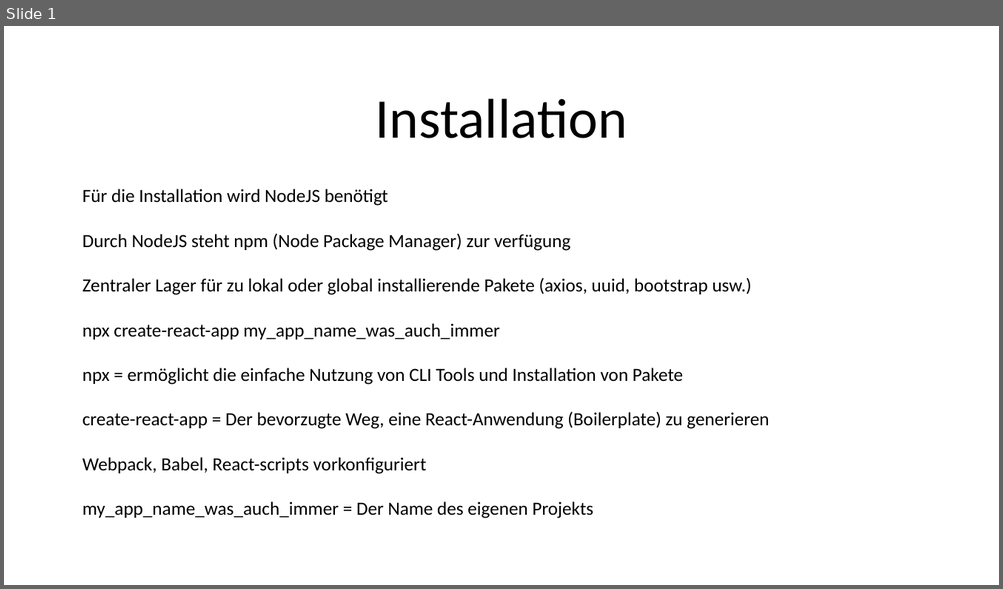
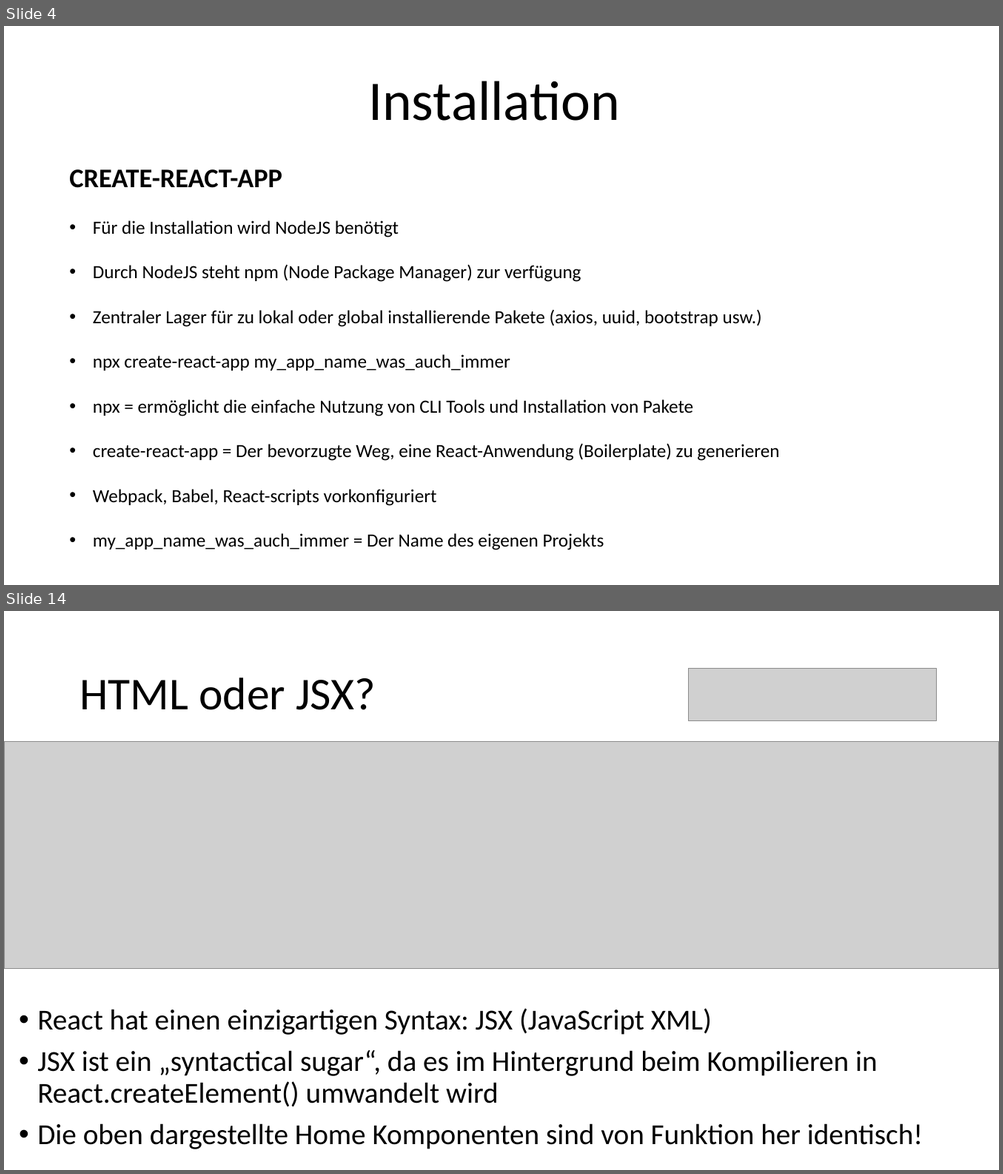
Before and after one commit to szitastamas/react_presentation_drheuer, a slide deck: React_Components.pptx. Shown one above the other, each under a label of ours: slide 1 before the commit, slides 4 and 14 after it; the slides between them are not shown. The pictures are 1003x589 and 1003x1174 pixels, drawn with LibreOffice and Linux fonts; fonts in the diff are those of the drawing; grey boxes stand for pictures. Boxes give left, top, right and bottom in pixels: in the first picture for what was removed or moved away, otherwise in the second. Text is boxed around its words. In the diff, an @@ line names an element or a change of style, - is before the commit and + after.

```diff
--- a/React_Components.pptx
+++ b/React_Components.pptx
@@ slide 14 added at bbox=[4, 611, 999, 1170], background #FFFFFF @@
@@ picture added at bbox=[688, 669, 936, 721] @@
@@ title added at bbox=[79, 678, 375, 710], 44 pt, text #000000 @@
+HTML oder JSX?
@@ picture added at bbox=[4, 741, 999, 969] @@
@@ text added at bbox=[37, 1008, 922, 1150], 28 pt, text #000000 @@
+• React hat einen einzigartigen Syntax: JSX (JavaScript XML)
+• JSX ist ein „syntactical sugar“, da es im Hintergrund beim Kompilieren in React.createElement() umwandelt wird
+• Die oben dargestellte Home Komponenten sind von Funktion her identisch!
@@ what was slide 1 is now slide 4 @@
@@ slide 4 changed as well @@
@@ title "Installation": place and size @@
-title "Installation" at bbox=[375, 99, 627, 138]
+title "Installation" at bbox=[368, 81, 620, 121]
@@ text "CREATE-REACT-APP": place and size @@
-text "CREATE-REACT-APP" at bbox=[82, 189, 768, 519]
+text "CREATE-REACT-APP" at bbox=[69, 170, 779, 551]
@@ text at bbox=[69, 170, 282, 188]: paragraph added @@
+CREATE-REACT-APP
@@ text at bbox=[93, 221, 779, 551]: bullet none to • @@
```
Also in this commit, not shown: 12 other slides added, 1 slide removed, 32 other files.
